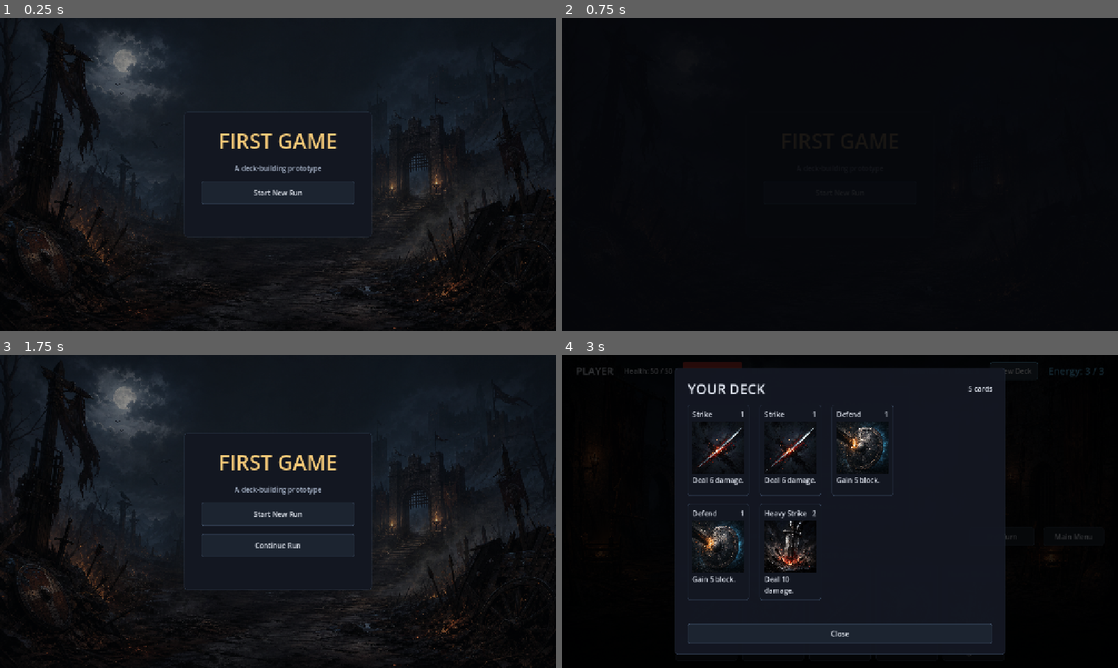
Above: before the commit, frames 1-4 (two rows, left to right).
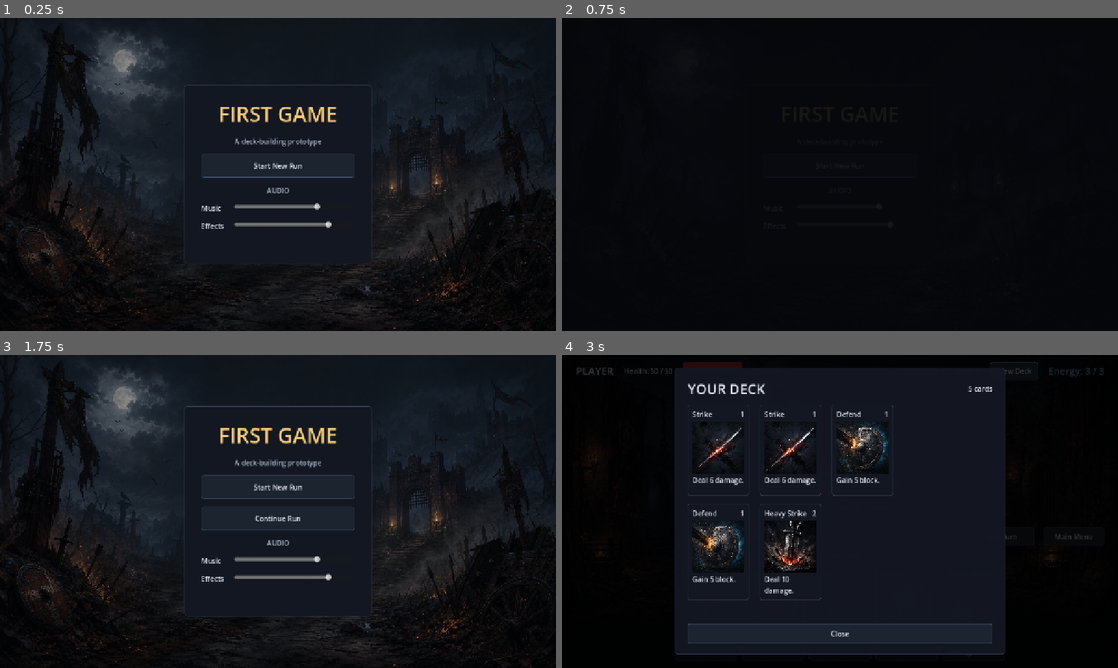
Above: after the commit, the same moments.

Repository: tucktown/gadot_first_game
Game: Godot game, scene res://screens/title_screen.tscn
Two runs of this game, one before a commit and one after it. Both use one fixed random seed, a clock stepped at 60 frames per second and the inputs below.
Inputs:
- Up to frame 1 (0.25 s): no input
- Up to frame 2 (0.75 s): click "Start New Run" at 0.5 s
- Up to frame 3 (1.75 s): click "Main Menu" at 1.25 s
- Up to frame 4 (3 s): click "Start New Run" at 2 s; click "View Deck" at 2.75 s

The runs differ from the first frame. In frame 1, 2.4% of the frame differs, in the area x 33-67%, y 21-79%; in frame 2, less than 0.1%; in frame 3, 3.0%, in the area x 33-67%, y 16-84%; in frame 4, nothing differs.

Commit message:
Add audio settings foundation

Diff:
--- a/project.godot
+++ b/project.godot
@@ -19,6 +19,7 @@
 
 RunState="*res://systems/run_state.gd"
 SceneTransition="*res://systems/scene_transition.gd"
+AudioManager="*res://systems/audio_manager.gd"
 
 [display]
 
--- a/screens/main.gd
+++ b/screens/main.gd
@@ -2,10 +2,14 @@
 
 @onready var continue_button: Button = %ContinueButton
 @onready var status_label: Label = %StatusLabel
+@onready var music_slider: HSlider = %MusicSlider
+@onready var sfx_slider: HSlider = %SfxSlider
 
 
 func _ready() -> void:
 	continue_button.visible = RunState.has_saved_run()
+	music_slider.value = AudioManager.get_music_volume() * 100.0
+	sfx_slider.value = AudioManager.get_sfx_volume() * 100.0
 
 
 func _on_start_pressed() -> void:
@@ -19,3 +23,11 @@
 		return
 	status_label.text = "The saved run could not be loaded and was removed."
 	continue_button.visible = false
+
+
+func _on_music_slider_value_changed(value: float) -> void:
+	AudioManager.set_music_volume(value / 100.0)
+
+
+func _on_sfx_slider_value_changed(value: float) -> void:
+	AudioManager.set_sfx_volume(value / 100.0)
--- a/screens/title_screen.tscn
+++ b/screens/title_screen.tscn
@@ -84,6 +84,46 @@
 mouse_default_cursor_shape = 2
 text = "Continue Run"
 
+[node name="AudioHeading" type="Label" parent="Center/MenuPanel/Margin/Menu"]
+layout_mode = 2
+theme_override_colors/font_color = Color(0.68, 0.73, 0.81, 1)
+text = "AUDIO"
+horizontal_alignment = 1
+
+[node name="MusicRow" type="HBoxContainer" parent="Center/MenuPanel/Margin/Menu"]
+layout_mode = 2
+theme_override_constants/separation = 12
+
+[node name="Label" type="Label" parent="Center/MenuPanel/Margin/Menu/MusicRow"]
+custom_minimum_size = Vector2(64, 0)
+layout_mode = 2
+text = "Music"
+
+[node name="MusicSlider" type="HSlider" parent="Center/MenuPanel/Margin/Menu/MusicRow"]
+unique_name_in_owner = true
+layout_mode = 2
+size_flags_horizontal = 3
+max_value = 100.0
+step = 1.0
+value = 70.0
+
+[node name="SfxRow" type="HBoxContainer" parent="Center/MenuPanel/Margin/Menu"]
+layout_mode = 2
+theme_override_constants/separation = 12
+
+[node name="Label" type="Label" parent="Center/MenuPanel/Margin/Menu/SfxRow"]
+custom_minimum_size = Vector2(64, 0)
+layout_mode = 2
+text = "Effects"
+
+[node name="SfxSlider" type="HSlider" parent="Center/MenuPanel/Margin/Menu/SfxRow"]
+unique_name_in_owner = true
+layout_mode = 2
+size_flags_horizontal = 3
+max_value = 100.0
+step = 1.0
+value = 80.0
+
 [node name="StatusLabel" type="Label" parent="Center/MenuPanel/Margin/Menu"]
 unique_name_in_owner = true
 custom_minimum_size = Vector2(354, 24)
@@ -94,3 +134,5 @@
 
 [connection signal="pressed" from="Center/MenuPanel/Margin/Menu/Start" to="." method="_on_start_pressed"]
 [connection signal="pressed" from="Center/MenuPanel/Margin/Menu/ContinueButton" to="." method="_on_continue_pressed"]
+[connection signal="value_changed" from="Center/MenuPanel/Margin/Menu/MusicRow/MusicSlider" to="." method="_on_music_slider_value_changed"]
+[connection signal="value_changed" from="Center/MenuPanel/Margin/Menu/SfxRow/SfxSlider" to="." method="_on_sfx_slider_value_changed"]
--- /dev/null
+++ b/systems/audio_manager.gd
@@ -0,0 +1,90 @@
+extends Node
+
+const SETTINGS_PATH := "user://audio_settings.cfg"
+const MUSIC_BUS := &"Music"
+const SFX_BUS := &"SFX"
+
+var music_player := AudioStreamPlayer.new()
+var sfx_player := AudioStreamPlayer.new()
+var music_volume := 0.7
+var sfx_volume := 0.8
+
+
+func _ready() -> void:
+	_ensure_bus(MUSIC_BUS)
+	_ensure_bus(SFX_BUS)
+	music_player.bus = MUSIC_BUS
+	sfx_player.bus = SFX_BUS
+	add_child(music_player)
+	add_child(sfx_player)
+	_load_settings()
+	_apply_volumes()
+
+
+func play_music(stream: AudioStream) -> void:
+	if stream == null or music_player.stream == stream and music_player.playing:
+		return
+	music_player.stream = stream
+	music_player.play()
+
+
+func play_sfx(stream: AudioStream) -> void:
+	if stream == null:
+		return
+	sfx_player.stream = stream
+	sfx_player.play()
+
+
+func set_music_volume(value: float) -> void:
+	music_volume = clampf(value, 0.0, 1.0)
+	_set_bus_volume(MUSIC_BUS, music_volume)
+	_save_settings()
+
+
+func set_sfx_volume(value: float) -> void:
+	sfx_volume = clampf(value, 0.0, 1.0)
+	_set_bus_volume(SFX_BUS, sfx_volume)
+	_save_settings()
+
+
+func get_music_volume() -> float:
+	return music_volume
+
+
+func get_sfx_volume() -> float:
+	return sfx_volume
+
+
+func _ensure_bus(bus_name: StringName) -> void:
+	if AudioServer.get_bus_index(bus_name) >= 0:
+		return
+	AudioServer.add_bus()
+	AudioServer.set_bus_name(AudioServer.bus_count - 1, bus_name)
+
+
+func _apply_volumes() -> void:
+	_set_bus_volume(MUSIC_BUS, music_volume)
+	_set_bus_volume(SFX_BUS, sfx_volume)
+
+
+func _set_bus_volume(bus_name: StringName, value: float) -> void:
+	var bus_index := AudioServer.get_bus_index(bus_name)
+	if bus_index < 0:
+		return
+	AudioServer.set_bus_mute(bus_index, value <= 0.0)
+	AudioServer.set_bus_volume_db(bus_index, linear_to_db(maxf(value, 0.0001)))
+
+
+func _load_settings() -> void:
+	var config := ConfigFile.new()
+	if config.load(SETTINGS_PATH) != OK:
+		return
+	music_volume = clampf(float(config.get_value("audio", "music_volume", music_volume)), 0.0, 1.0)
+	sfx_volume = clampf(float(config.get_value("audio", "sfx_volume", sfx_volume)), 0.0, 1.0)
+
+
+func _save_settings() -> void:
+	var config := ConfigFile.new()
+	config.set_value("audio", "music_volume", music_volume)
+	config.set_value("audio", "sfx_volume", sfx_volume)
+	config.save(SETTINGS_PATH)
Not shown, added: systems/audio_manager.gd.uid
